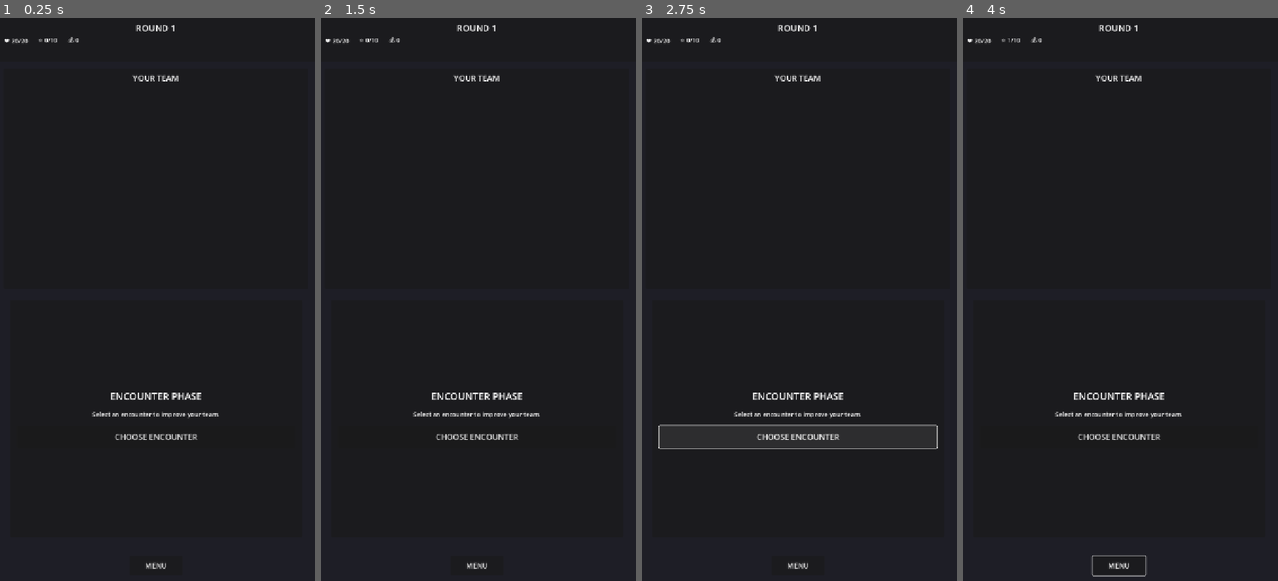
Above: before the commit, frames 1-4 (left to right).
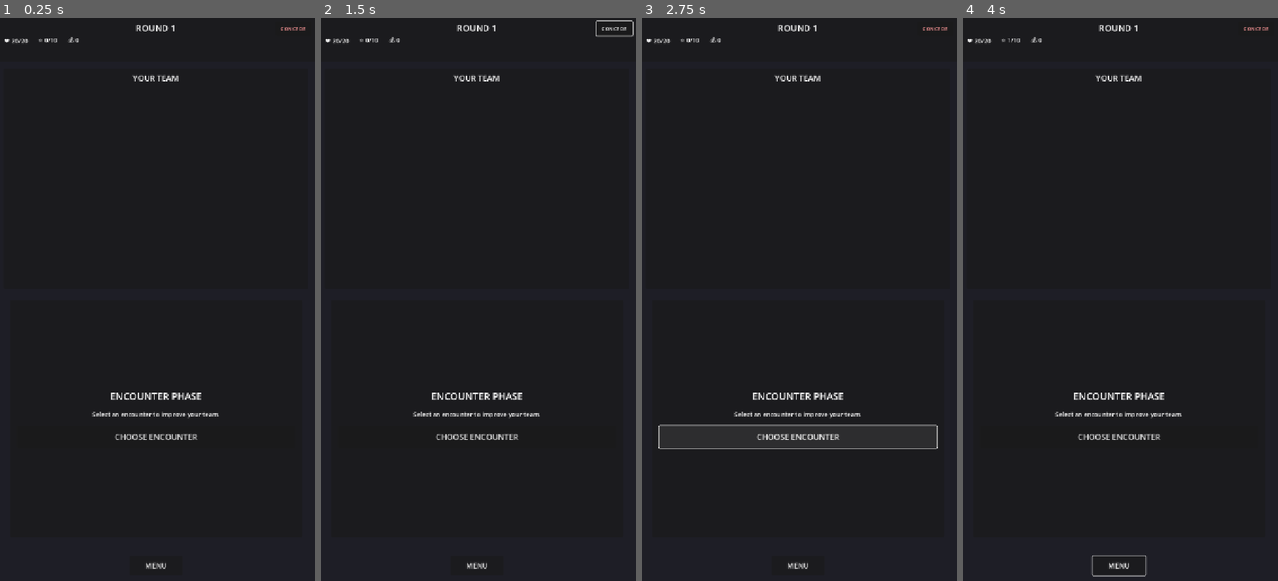
Above: after the commit, the same moments.

Repository: glenncj3/six-strong
Game: Godot game, scene res://scenes/ui/run_view.tscn
Two runs of this game, one before a commit and one after it. Both use one fixed random seed, a clock stepped at 60 frames per second and the inputs below. This scene is started directly instead of the project's main scene.
Inputs (mouse positions are in pixels of both pictures, inside the frame that each line leads up to):
- Up to frame 1 (0.25 s): no input
- Up to frame 2 (1.5 s): click (613, 29) at 0.5 s, where only the run after the commit has a clickable "CONCEDE"; click (503, 327) at 1.25 s, where only the run after the commit has a clickable "OK"
- Up to frame 3 (2.75 s): click "CHOOSE ENCOUNTER" at 2 s
- Up to frame 4 (4 s): click "MENU" at 2.75 s; move the mouse to (1189, 271) at 3.52 s; hold W from 3.53 s (still down); tap T at 3.6 s; click (1189, 271) at 3.67 s

The runs differ from the first frame. In frame 1, less than 0.1% of the frame differs, in the area x 89-98%, y 1-3%; in frame 2, 0.1%, in the area x 87-100%, y 0-4%; in frame 3, less than 0.1%; in frame 4, less than 0.1%.

Commit message:
phase 7 + concede button

Diff:
--- a/auto-battle-journey/autoloads/run_manager.gd
+++ b/auto-battle-journey/autoloads/run_manager.gd
@@ -148,20 +148,18 @@
 
 func end_run(victory: bool) -> void:
 	"""
-	End the current run and award rewards.
-
-	Args:
-		victory: True if player won, false if defeated
+	End the current run and clear state.
+	Note: Rewards should be applied BEFORE calling this (in run_results).
+
+	Args:
+		victory: True if player won (10 combats), false if defeated (0 reputation)
 	"""
 	print("RunManager: Ending run - %s" % ("VICTORY" if victory else "DEFEAT"))
-
-	# Apply rewards via RewardCalculator
-	RewardCalculator.apply_run_end_rewards(_team_manager, victory)
 
 	# Clear run state
 	_clear_run_state()
 
-	print("RunManager: Run ended, rewards distributed")
+	print("RunManager: Run ended, state cleared")
 
 
 func _clear_run_state() -> void:
--- a/auto-battle-journey/autoloads/scene_manager.gd
+++ b/auto-battle-journey/autoloads/scene_manager.gd
@@ -18,8 +18,7 @@
 	"encounter_execute": "res://scenes/ui/encounter_execute.tscn",
 	"combat_select": "res://scenes/ui/combat_select.tscn",
 	"combat_stub": "res://scenes/ui/combat_stub.tscn",
-	# Add more scenes as they're created
-	# "run_results": "res://scenes/ui/run_results.tscn",
+	"run_results": "res://scenes/ui/run_results.tscn",
 }
 
 # Reference to main scene (set after tree is ready)
--- a/auto-battle-journey/scenes/ui/combat_stub.gd
+++ b/auto-battle-journey/scenes/ui/combat_stub.gd
@@ -97,9 +97,29 @@
 
 	print("CombatStub: Run is over! Victory: %s" % victory)
 
-	# TODO: Navigate to run_results scene (Phase 7)
-	print("CombatStub: Would navigate to run_results here")
+	# Store run data for results screen via SceneManager
+	SceneManager.set_scene_data("run_results", {
+		"round": RunManager.get_round(),
+		"wins": RunManager.get_wins(),
+		"losses": RunManager.get_losses(),
+		"gold": RunManager.get_gold(),
+		"reputation": RunManager.get_reputation(),
+		"starting_gold": RunManager.starting_gold,
+		"victory": victory,
+		"team": _capture_team_data()
+	})
 
-	# For now, end run and return to main menu
-	RunManager.end_run(victory)
-	SceneManager.go_to_main_menu()
+	# Navigate to results screen
+	SceneManager.go_to("run_results")
+
+
+func _capture_team_data() -> Array:
+	"""Capture team data before run ends."""
+	var team_data = []
+	for char_instance in RunManager.get_team():
+		team_data.append({
+			"id": char_instance.base_character_id,
+			"name": char_instance.get_character_name(),
+			"level": char_instance.level
+		})
+	return team_data
--- /dev/null
+++ b/auto-battle-journey/scenes/ui/run_results.gd
@@ -0,0 +1,253 @@
+extends Control
+# RunResults - Display run completion results and rewards
+
+@onready var result_title = $ScrollContainer/MainContainer/ResultTitle
+@onready var rounds_label = $ScrollContainer/MainContainer/StatsPanel/MarginContainer/StatsContainer/RoundsLabel
+@onready var wins_label = $ScrollContainer/MainContainer/StatsPanel/MarginContainer/StatsContainer/WinsLabel
+@onready var losses_label = $ScrollContainer/MainContainer/StatsPanel/MarginContainer/StatsContainer/LossesLabel
+@onready var gold_earned_label = $ScrollContainer/MainContainer/StatsPanel/MarginContainer/StatsContainer/GoldEarnedLabel
+@onready var reputation_label = $ScrollContainer/MainContainer/StatsPanel/MarginContainer/StatsContainer/ReputationLabel
+
+@onready var gems_label = $ScrollContainer/MainContainer/RewardsPanel/MarginContainer/RewardsContainer/GemsLabel
+@onready var character_xp_container = $ScrollContainer/MainContainer/RewardsPanel/MarginContainer/RewardsContainer/CharacterXPContainer
+
+@onready var rank_ups_panel = $ScrollContainer/MainContainer/RankUpsPanel
+@onready var rank_ups_list = $ScrollContainer/MainContainer/RankUpsPanel/MarginContainer/RankUpsContainer/RankUpsList
+
+@onready var continue_button = $ScrollContainer/MainContainer/ContinueButton
+
+# Store run data before it's cleared
+var run_data: Dictionary = {}
+var was_victory: bool = false
+var rank_ups: Array = []  # Track which characters ranked up
+
+
+func _ready() -> void:
+	continue_button.pressed.connect(_on_continue_pressed)
+
+	# Get run data from SceneManager
+	run_data = SceneManager.get_scene_data("run_results", {})
+	if not run_data.is_empty():
+		was_victory = run_data.get("victory", false)
+	else:
+		# Fallback: capture from RunManager before it clears
+		_capture_run_data()
+
+	_display_results()
+
+
+func _capture_run_data() -> void:
+	"""Capture run data from RunManager."""
+	run_data = {
+		"round": RunManager.get_round(),
+		"wins": RunManager.get_wins(),
+		"losses": RunManager.get_losses(),
+		"gold": RunManager.get_gold(),
+		"reputation": RunManager.get_reputation(),
+		"starting_gold": RunManager.starting_gold,
+		"team": []
+	}
+
+	# Capture team info
+	for char_instance in RunManager.get_team():
+		run_data["team"].append({
+			"id": char_instance.base_character_id,
+			"name": char_instance.get_character_name(),
+			"level": char_instance.level
+		})
+
+	was_victory = RunManager.did_player_win()
+
+
+func _display_results() -> void:
+	"""Display all results information."""
+	_display_title()
+	_display_stats()
+	_display_rewards()
+	_display_rank_ups()
+
+
+func _display_title() -> void:
+	"""Display victory or defeat title."""
+	if was_victory:
+		result_title.text = "VICTORY!"
+		result_title.modulate = Color(0.2, 1.0, 0.2)
+	else:
+		result_title.text = "DEFEAT"
+		result_title.modulate = Color(1.0, 0.2, 0.2)
+
+
+func _display_stats() -> void:
+	"""Display run statistics."""
+	var rounds = run_data.get("round", 0) + 1  # 1-indexed for display
+	var wins = run_data.get("wins", 0)
+	var losses = run_data.get("losses", 0)
+	var gold = run_data.get("gold", 0)
+	var starting_gold = run_data.get("starting_gold", 0)
+	var reputation = run_data.get("reputation", 0)
+
+	rounds_label.text = "Rounds Completed: %d" % rounds
+	wins_label.text = "Victories: %d" % wins
+	losses_label.text = "Defeats: %d" % losses
+	gold_earned_label.text = "Gold Earned: %d (Started: %d)" % [gold, starting_gold]
+	reputation_label.text = "Final Reputation: %d/%d" % [reputation, GameConstants.STARTING_REPUTATION]
+
+
+func _display_rewards() -> void:
+	"""Display and apply rewards."""
+	var wins = run_data.get("wins", 0)
+	var reputation = run_data.get("reputation", 0)
+
+	# Calculate gem reward using RewardCalculator (DRY)
+	var gem_reward = RewardCalculator.calculate_gem_reward(was_victory, wins, reputation)
+	gems_label.text = "+%d %s Gems" % [gem_reward, GameConstants.EMOJI_GEM]
+	gems_label.modulate = GameConstants.COLOR_SUCCESS
+
+	# Apply gem reward
+	PlayerAccount.add_gems(gem_reward)
+
+	# Calculate character XP using RewardCalculator (DRY)
+	var xp_reward = RewardCalculator.calculate_character_xp_reward(was_victory, wins)
+
+	for char_data in run_data.get("team", []):
+		var char_id = char_data["id"]
+		var char_name = char_data["name"]
+
+		# Create XP award label
+		var xp_label = Label.new()
+		xp_label.text = "%s: +%d Rank XP" % [char_name, xp_reward]
+		xp_label.horizontal_alignment = HORIZONTAL_ALIGNMENT_CENTER
+		character_xp_container.add_child(xp_label)
+
+		# Get current rank before adding XP
+		var char_account_data = PlayerAccount.get_character_data(char_id)
+		var old_rank = char_account_data.get("rank", 1)
+
+		# Apply XP to account character
+		PlayerAccount.add_character_experience(char_id, xp_reward)
+
+		# Check if ranked up
+		var new_char_data = PlayerAccount.get_character_data(char_id)
+		var new_rank = new_char_data.get("rank", 1)
+
+		if new_rank > old_rank:
+			rank_ups.append({
+				"name": char_name,
+				"old_rank": old_rank,
+				"new_rank": new_rank,
+				"id": char_id
+			})
+
+
+func _display_rank_ups() -> void:
+	"""Display rank up notifications if any occurred."""
+	if rank_ups.is_empty():
+		rank_ups_panel.visible = false
+		return
+
+	rank_ups_panel.visible = true
+
+	for rank_up in rank_ups:
+		var rank_up_container = VBoxContainer.new()
+		rank_ups_list.add_child(rank_up_container)
+
+		# Character name and rank change
+		var name_label = Label.new()
+		name_label.text = "%s RANKED UP!" % rank_up["name"]
+		name_label.horizontal_alignment = HORIZONTAL_ALIGNMENT_CENTER
+		name_label.add_theme_font_size_override("font_size", 20)
+		name_label.modulate = GameConstants.COLOR_GOLD
+		rank_up_container.add_child(name_label)
+
+		var rank_label = Label.new()
+		rank_label.text = "Rank %d -> Rank %d" % [rank_up["old_rank"], rank_up["new_rank"]]
+		rank_label.horizontal_alignment = HORIZONTAL_ALIGNMENT_CENTER
+		rank_up_container.add_child(rank_label)
+
+		# Show unlocked content
+		_display_rank_rewards(rank_up_container, rank_up["id"], rank_up["new_rank"])
+
+		# Add separator
+		var separator = HSeparator.new()
+		rank_ups_list.add_child(separator)
+
+
+func _display_rank_rewards(container: VBoxContainer, char_id: String, new_rank: int) -> void:
+	"""Display what was unlocked at the new rank."""
+	var char_master = GameData.get_character_by_id(char_id)
+	if char_master.is_empty():
+		return
+
+	if not char_master.has("rank_rewards"):
+		return
+
+	# Find rewards for this rank
+	for rank_reward in char_master["rank_rewards"]:
+		if rank_reward["rank"] == new_rank:
+			# Display unlocked content
+			if rank_reward.has("rewards") and not rank_reward["rewards"].is_empty():
+				var unlocks_label = Label.new()
+				unlocks_label.text = "Unlocked:"
+				unlocks_label.horizontal_alignment = HORIZONTAL_ALIGNMENT_CENTER
+				unlocks_label.modulate = GameConstants.COLOR_MUTED
+				container.add_child(unlocks_label)
+
+				for reward in rank_reward["rewards"]:
+					var reward_label = Label.new()
+					var reward_name = _get_reward_name(reward)
+					reward_label.text = "  %s" % reward_name
+					reward_label.horizontal_alignment = HORIZONTAL_ALIGNMENT_CENTER
+					reward_label.modulate = GameConstants.COLOR_SUCCESS
+					container.add_child(reward_label)
+
+			# Display stat boosts
+			if rank_reward.has("stat_boost") and not rank_reward["stat_boost"].is_empty():
+				var boost_label = Label.new()
+				boost_label.text = "Stat Boost:"
+				boost_label.horizontal_alignment = HORIZONTAL_ALIGNMENT_CENTER
+				boost_label.modulate = GameConstants.COLOR_MUTED
+				container.add_child(boost_label)
+
+				for stat_name in rank_reward["stat_boost"]:
+					var boost_value = rank_reward["stat_boost"][stat_name]
+					var stat_label = Label.new()
+					stat_label.text = "  %s +%d" % [stat_name.replace("_", " ").capitalize(), boost_value]
+					stat_label.horizontal_alignment = HORIZONTAL_ALIGNMENT_CENTER
+					stat_label.modulate = Color(0.3, 0.7, 1.0)
+					container.add_child(stat_label)
+
+			break
+
+
+func _get_reward_name(reward: Dictionary) -> String:
+	"""Get display name for a reward."""
+	var reward_type = reward.get("type", "")
+	var reward_id = reward.get("id", "")
+
+	match reward_type:
+		"item":
+			var item_data = GameData.get_item_by_id(reward_id)
+			return item_data.get("name", reward_id)
+		"item_upgrade":
+			var upgrade_data = GameData.get_item_upgrade_by_id(reward_id)
+			return upgrade_data.get("name", reward_id)
+		"skill":
+			var skill_data = GameData.get_skill_by_id(reward_id)
+			var skill_name = skill_data.get("name", reward_id)
+			if reward.has("level_requirement"):
+				skill_name += " (Req. Level %d)" % reward["level_requirement"]
+			return skill_name
+		_:
+			return reward_id
+
+
+func _on_continue_pressed() -> void:
+	"""Return to main menu."""
+	print("RunResults: Continuing to main menu")
+
+	# End run and clear state (if not already done)
+	if RunManager.is_run_active:
+		RunManager.end_run(was_victory)
+
+	# Navigate to main menu using SceneManager
+	SceneManager.go_to_main_menu()
--- /dev/null
+++ b/auto-battle-journey/scenes/ui/run_results.tscn
@@ -0,0 +1,206 @@
+[gd_scene load_steps=2 format=3 uid="uid://run_results1"]
+
+[ext_resource type="Script" uid="uid://run_results_s1" path="res://scenes/ui/run_results.gd" id="1_script"]
+
+[node name="RunResults" type="Control"]
+layout_mode = 3
+anchors_preset = 15
+anchor_right = 1.0
+anchor_bottom = 1.0
+grow_horizontal = 2
+grow_vertical = 2
+script = ExtResource("1_script")
+
+[node name="Background" type="ColorRect" parent="."]
+layout_mode = 1
+anchors_preset = 15
+anchor_right = 1.0
+anchor_bottom = 1.0
+grow_horizontal = 2
+grow_vertical = 2
+mouse_filter = 2
+color = Color(0.1, 0.12, 0.18, 1)
+
+[node name="ScrollContainer" type="ScrollContainer" parent="."]
+layout_mode = 1
+anchors_preset = 15
+anchor_right = 1.0
+anchor_bottom = 1.0
+grow_horizontal = 2
+grow_vertical = 2
+
+[node name="MainContainer" type="VBoxContainer" parent="ScrollContainer"]
+layout_mode = 2
+size_flags_horizontal = 3
+size_flags_vertical = 3
+theme_override_constants/separation = 16
+
+[node name="TopSpacer" type="Control" parent="ScrollContainer/MainContainer"]
+custom_minimum_size = Vector2(0, 40)
+layout_mode = 2
+
+[node name="ResultTitle" type="Label" parent="ScrollContainer/MainContainer"]
+layout_mode = 2
+theme_override_font_sizes/font_size = 48
+text = "VICTORY!"
+horizontal_alignment = 1
+
+[node name="Spacer" type="Control" parent="ScrollContainer/MainContainer"]
+custom_minimum_size = Vector2(0, 20)
+layout_mode = 2
+
+[node name="StatsPanel" type="Panel" parent="ScrollContainer/MainContainer"]
+custom_minimum_size = Vector2(0, 180)
+layout_mode = 2
+size_flags_horizontal = 4
+
+[node name="MarginContainer" type="MarginContainer" parent="ScrollContainer/MainContainer/StatsPanel"]
+layout_mode = 1
+anchors_preset = 15
+anchor_right = 1.0
+anchor_bottom = 1.0
+grow_horizontal = 2
+grow_vertical = 2
+theme_override_constants/margin_left = 16
+theme_override_constants/margin_top = 12
+theme_override_constants/margin_right = 16
+theme_override_constants/margin_bottom = 12
+
+[node name="StatsContainer" type="VBoxContainer" parent="ScrollContainer/MainContainer/StatsPanel/MarginContainer"]
+layout_mode = 2
+theme_override_constants/separation = 8
+
+[node name="StatsTitle" type="Label" parent="ScrollContainer/MainContainer/StatsPanel/MarginContainer/StatsContainer"]
+layout_mode = 2
+theme_override_font_sizes/font_size = 20
+text = "RUN STATISTICS"
+horizontal_alignment = 1
+
+[node name="Separator" type="HSeparator" parent="ScrollContainer/MainContainer/StatsPanel/MarginContainer/StatsContainer"]
+layout_mode = 2
+
+[node name="RoundsLabel" type="Label" parent="ScrollContainer/MainContainer/StatsPanel/MarginContainer/StatsContainer"]
+layout_mode = 2
+theme_override_font_sizes/font_size = 16
+text = "Rounds Completed: 0"
+horizontal_alignment = 1
+
+[node name="WinsLabel" type="Label" parent="ScrollContainer/MainContainer/StatsPanel/MarginContainer/StatsContainer"]
+layout_mode = 2
+theme_override_font_sizes/font_size = 16
+text = "Victories: 0"
+horizontal_alignment = 1
+
+[node name="LossesLabel" type="Label" parent="ScrollContainer/MainContainer/StatsPanel/MarginContainer/StatsContainer"]
+layout_mode = 2
+theme_override_font_sizes/font_size = 16
+text = "Defeats: 0"
+horizontal_alignment = 1
+
+[node name="GoldEarnedLabel" type="Label" parent="ScrollContainer/MainContainer/StatsPanel/MarginContainer/StatsContainer"]
+layout_mode = 2
+theme_override_font_sizes/font_size = 16
+text = "Gold Earned: 0"
+horizontal_alignment = 1
+
+[node name="ReputationLabel" type="Label" parent="ScrollContainer/MainContainer/StatsPanel/MarginContainer/StatsContainer"]
+layout_mode = 2
+theme_override_font_sizes/font_size = 16
+text = "Final Reputation: 0/20"
+horizontal_alignment = 1
+
+[node name="Spacer2" type="Control" parent="ScrollContainer/MainContainer"]
+custom_minimum_size = Vector2(0, 10)
+layout_mode = 2
+
+[node name="RewardsPanel" type="Panel" parent="ScrollContainer/MainContainer"]
+custom_minimum_size = Vector2(0, 150)
+layout_mode = 2
+size_flags_horizontal = 4
+
+[node name="MarginContainer" type="MarginContainer" parent="ScrollContainer/MainContainer/RewardsPanel"]
+layout_mode = 1
+anchors_preset = 15
+anchor_right = 1.0
+anchor_bottom = 1.0
+grow_horizontal = 2
+grow_vertical = 2
+theme_override_constants/margin_left = 16
+theme_override_constants/margin_top = 12
+theme_override_constants/margin_right = 16
+theme_override_constants/margin_bottom = 12
+
+[node name="RewardsContainer" type="VBoxContainer" parent="ScrollContainer/MainContainer/RewardsPanel/MarginContainer"]
+layout_mode = 2
+theme_override_constants/separation = 8
+
+[node name="RewardsTitle" type="Label" parent="ScrollContainer/MainContainer/RewardsPanel/MarginContainer/RewardsContainer"]
+layout_mode = 2
+theme_override_font_sizes/font_size = 20
+text = "REWARDS"
+horizontal_alignment = 1
+
+[node name="Separator" type="HSeparator" parent="ScrollContainer/MainContainer/RewardsPanel/MarginContainer/RewardsContainer"]
+layout_mode = 2
+
+[node name="GemsLabel" type="Label" parent="ScrollContainer/MainContainer/RewardsPanel/MarginContainer/RewardsContainer"]
+layout_mode = 2
+theme_override_font_sizes/font_size = 24
+text = "+100 💎 Gems"
+horizontal_alignment = 1
+
+[node name="CharacterXPContainer" type="VBoxContainer" parent="ScrollContainer/MainContainer/RewardsPanel/MarginContainer/RewardsContainer"]
+layout_mode = 2
+theme_override_constants/separation = 4
+
+[node name="Spacer3" type="Control" parent="ScrollContainer/MainContainer"]
+custom_minimum_size = Vector2(0, 10)
+layout_mode = 2
+
+[node name="RankUpsPanel" type="Panel" parent="ScrollContainer/MainContainer"]
+visible = false
+custom_minimum_size = Vector2(0, 100)
+layout_mode = 2
+size_flags_horizontal = 4
+
+[node name="MarginContainer" type="MarginContainer" parent="ScrollContainer/MainContainer/RankUpsPanel"]
+layout_mode = 1
+anchors_preset = 15
+anchor_right = 1.0
+anchor_bottom = 1.0
+grow_horizontal = 2
+grow_vertical = 2
+theme_override_constants/margin_left = 16
+theme_override_constants/margin_top = 12
+theme_override_constants/margin_right = 16
+theme_override_constants/margin_bottom = 12
+
+[node name="RankUpsContainer" type="VBoxContainer" parent="ScrollContainer/MainContainer/RankUpsPanel/MarginContainer"]
+layout_mode = 2
+theme_override_constants/separation = 8
+
+[node name="RankUpsTitle" type="Label" parent="ScrollContainer/MainContainer/RankUpsPanel/MarginContainer/RankUpsContainer"]
+layout_mode = 2
+theme_override_colors/font_color = Color(1, 0.84, 0, 1)
+theme_override_font_sizes/font_size = 24
+text = "RANK UPS!"
+horizontal_alignment = 1
+
+[node name="RankUpsList" type="VBoxContainer" parent="ScrollContainer/MainContainer/RankUpsPanel/MarginContainer/RankUpsContainer"]
+layout_mode = 2
+theme_override_constants/separation = 12
+
+[node name="BottomSpacer" type="Control" parent="ScrollContainer/MainContainer"]
+custom_minimum_size = Vector2(0, 20)
+layout_mode = 2
+
+[node name="ContinueButton" type="Button" parent="ScrollContainer/MainContainer"]
+custom_minimum_size = Vector2(280, 60)
+layout_mode = 2
+size_flags_horizontal = 4
+theme_override_font_sizes/font_size = 24
+text = "CONTINUE"
+
+[node name="EndSpacer" type="Control" parent="ScrollContainer/MainContainer"]
+custom_minimum_size = Vector2(0, 40)
+layout_mode = 2
--- a/auto-battle-journey/scenes/ui/run_view.gd
+++ b/auto-battle-journey/scenes/ui/run_view.gd
@@ -12,6 +12,8 @@
 @onready var phase_description = $CenterPanel/MarginContainer/VBoxContainer/PhaseDescription
 @onready var action_button = $CenterPanel/MarginContainer/VBoxContainer/ActionButton
 @onready var menu_button = $MenuButton
+@onready var concede_button = $ConcedeButton
+@onready var concede_confirm_dialog = $ConcedeConfirmDialog
 
 # Preload scenes
 const CharacterCardScene = preload("res://scenes/components/character_card.tscn")
@@ -28,6 +30,8 @@
 
 	action_button.pressed.connect(_on_action_button_pressed)
 	menu_button.pressed.connect(_on_menu_button_pressed)
+	concede_button.pressed.connect(_on_concede_button_pressed)
+	concede_confirm_dialog.confirmed.connect(_on_concede_confirmed)
 
 	# Initialize display
 	_update_all_displays()
@@ -156,8 +160,45 @@
 
 func _on_menu_button_pressed() -> void:
 	"""Open pause menu."""
-	# TODO: Create pause menu with forfeit option
+	# TODO: Create pause menu with additional options
 	print("RunView: Menu button pressed (pause menu not implemented)")
+
+
+func _on_concede_button_pressed() -> void:
+	"""Show concede confirmation dialog."""
+	concede_confirm_dialog.popup_centered()
+
+
+func _on_concede_confirmed() -> void:
+	"""Handle confirmed concede - treat as defeat."""
+	print("RunView: Player conceded the run")
+
+	# Store run data for results screen (same as defeat)
+	SceneManager.set_scene_data("run_results", {
+		"round": RunManager.get_round(),
+		"wins": RunManager.get_wins(),
+		"losses": RunManager.get_losses(),
+		"gold": RunManager.get_gold(),
+		"reputation": RunManager.get_reputation(),
+		"starting_gold": RunManager.starting_gold,
+		"victory": false,  # Concede is treated as defeat
+		"team": _capture_team_data()
+	})
+
+	# Navigate to results screen
+	SceneManager.go_to("run_results")
+
+
+func _capture_team_data() -> Array:
+	"""Capture team data for results screen."""
+	var team_data = []
+	for char_instance in RunManager.get_team():
+		team_data.append({
+			"id": char_instance.base_character_id,
+			"name": char_instance.get_character_name(),
+			"level": char_instance.level
+		})
+	return team_data
 
 
 func _on_round_changed(_new_round: int) -> void:
--- a/auto-battle-journey/scenes/ui/run_view.tscn
+++ b/auto-battle-journey/scenes/ui/run_view.tscn
@@ -172,3 +172,26 @@
 grow_vertical = 0
 theme_override_font_sizes/font_size = 16
 text = "MENU"
+
+[node name="ConcedeButton" type="Button" parent="."]
+layout_mode = 1
+anchors_preset = 1
+anchor_left = 1.0
+anchor_right = 1.0
+offset_left = -90.0
+offset_top = 8.0
+offset_right = -8.0
+offset_bottom = 40.0
+grow_horizontal = 0
+theme_override_colors/font_color = Color(1, 0.6, 0.6, 1)
+theme_override_font_sizes/font_size = 12
+text = "CONCEDE"
+
+[node name="ConcedeConfirmDialog" type="ConfirmationDialog" parent="."]
+title = "Concede Run?"
+position = Vector2i(0, 0)
+size = Vector2i(300, 120)
+dialog_text = "Are you sure you want to concede this run?
+
+You will receive defeat rewards based on your current progress."
+dialog_autowrap = true
--- a/auto-battle-journey/scripts/managers/reward_calculator.gd
+++ b/auto-battle-journey/scripts/managers/reward_calculator.gd
@@ -35,7 +35,7 @@
 
 static func calculate_run_end_rewards(victory: bool) -> Dictionary:
 	"""
-	Calculate rewards at end of run.
+	Calculate basic rewards at end of run (legacy method).
 
 	Args:
 		victory: Whether the player won the run
@@ -47,6 +47,54 @@
 		"gems": GameConstants.VICTORY_GEM_REWARD if victory else GameConstants.DEFEAT_GEM_REWARD,
 		"character_xp": GameConstants.RUN_CHARACTER_XP_REWARD
 	}
+
+
+static func calculate_gem_reward(victory: bool, wins: int, reputation: int) -> int:
+	"""
+	Calculate gem reward based on performance.
+
+	Args:
+		victory: Whether the player won the run
+		wins: Number of combat victories
+		reputation: Remaining reputation (only counts for victory)
+
+	Returns:
+		Total gem reward
+	"""
+	var base_reward = GameConstants.DEFEAT_GEM_REWARD
+	if victory:
+		base_reward = GameConstants.VICTORY_GEM_REWARD
+
+	# Bonus for wins (5 per win)
+	var win_bonus = wins * 5
+
+	# Bonus for remaining reputation (victory only, 2 per reputation)
+	var reputation_bonus = 0
+	if victory:
+		reputation_bonus = reputation * 2
+
+	return base_reward + win_bonus + reputation_bonus
+
+
+static func calculate_character_xp_reward(victory: bool, wins: int) -> int:
+	"""
+	Calculate character rank XP based on performance.
+
+	Args:
+		victory: Whether the player won the run
+		wins: Number of combat victories
+
+	Returns:
+		XP reward per character
+	"""
+	var base_xp = 25
+	if victory:
+		base_xp = 75
+
+	# Bonus for wins (5 per win)
+	var win_bonus = wins * 5
+
+	return base_xp + win_bonus
 
 
 static func apply_combat_victory_rewards(
Not shown, added: auto-battle-journey/scenes/ui/run_results.gd.uid
